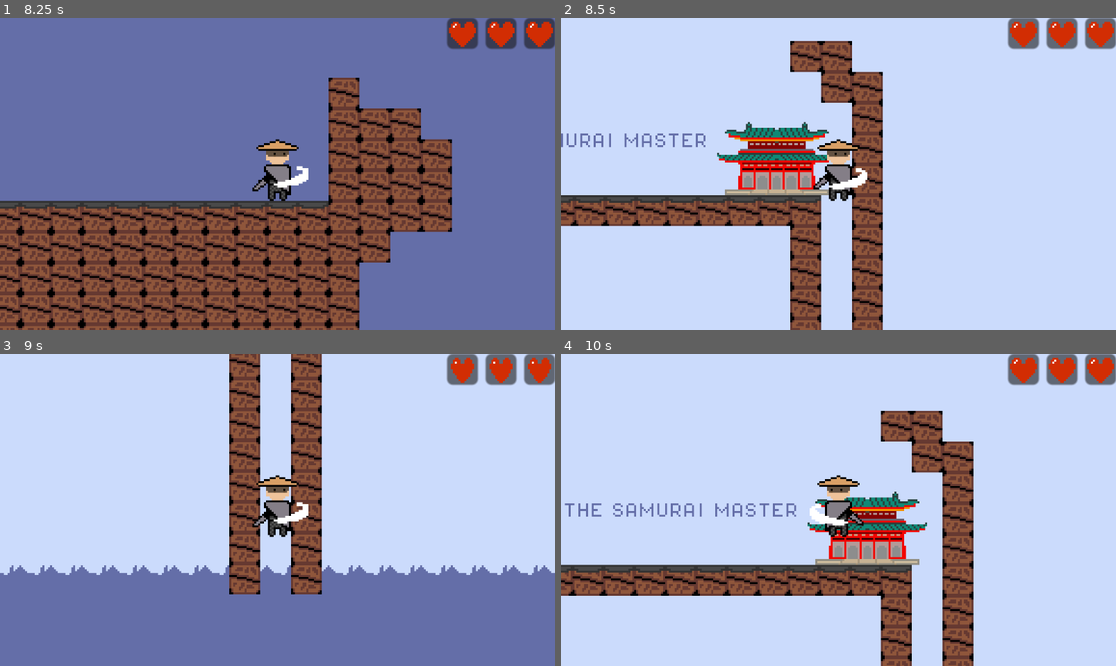
Above: before the commit, frames 1-4 (two rows, left to right).
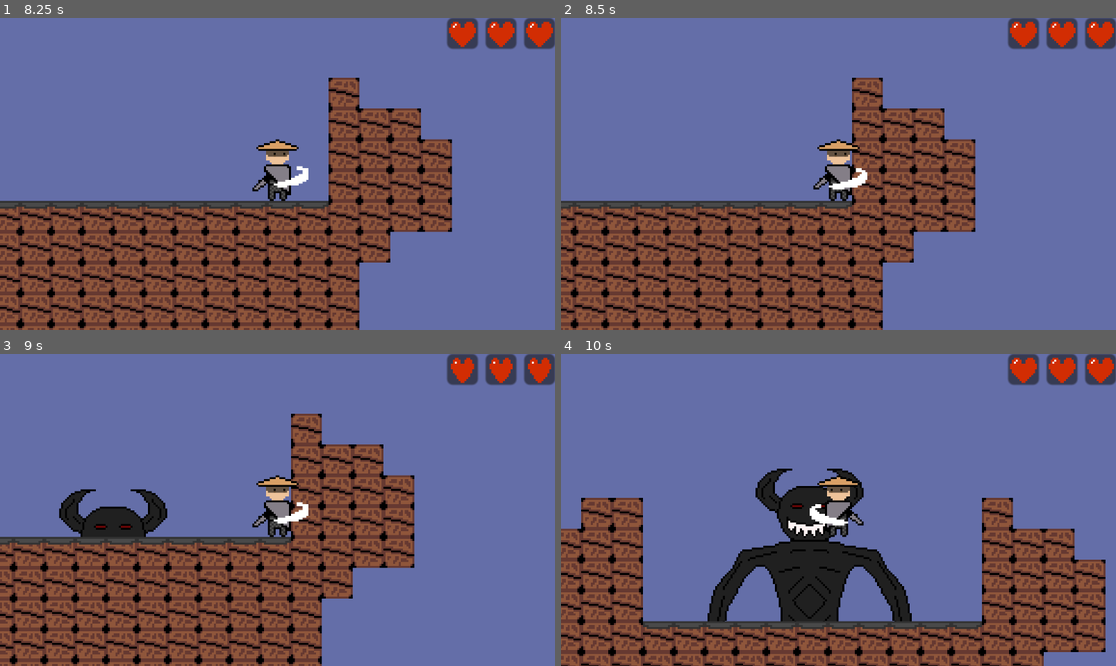
Above: after the commit, the same moments.

Repository: yeetboi-1010/Samurai-Master-Returns
Game: Godot game, scene res://scenes/game.tscn
Same seed, same stepped clock (60 frames per second), same inputs: the game is played once before the commit and once after it.
Inputs:
- Up to frame 1 (8.25 s): tap Enter at 0.5 s; hold Right (move_right) 0.53-2.03 s; tap Z (Attack) every 0.75 s from 0.6 to 8.1 s; tap Up (jump) at 0.77, 1.52, 3.02, 3.77, 4.52, 6.02, 6.77, 7.52 s; hold Left (move_left) 2.03-2.78 s; hold Right (move_right) 2.78-4.28 s; hold Left (move_left) 4.28-5.03 s; hold Right (move_right) 5.03-5.78 s; hold Left (move_left) 5.78-7.28 s; hold Right (move_right) from 7.28 s (still down)
- Up to frame 2 (8.5 s): keep holding Right (move_right)
- Up to frame 3 (9 s): keep holding Right (move_right); tap Z (Attack) at 8.85 s
- Up to frame 4 (10 s): tap Up (jump) at 9.02, 9.77 s; release Right (move_right) at 9.53 s; hold Left (move_left) from 9.53 s (still down); tap Z (Attack) at 9.6 s

Frame 1 is identical in both runs. In frame 2, 94% of the frame differs, in the area x 0-100%, y 0-100%; in frame 3, 85%; in frame 4, 97%.

Commit message:
Fixed a critical issue regarding player hit detection
Fixed an issue so that the player only dies if only its collision shape touches the killzone, and not if any other shape touches it.

Diff:
--- a/scenes/enemy_boss.tscn
+++ b/scenes/enemy_boss.tscn
@@ -31,7 +31,7 @@
 b = Vector2(160, 0)
 
 [sub_resource type="RectangleShape2D" id="RectangleShape2D_bdlgx"]
-size = Vector2(30, 125)
+size = Vector2(30, 113)
 
 [node name="EnemyBoss" type="Node2D"]
 script = ExtResource("1_xu5hf")
@@ -57,7 +57,7 @@
 [node name="Killzone" parent="." instance=ExtResource("3_lq6pu")]
 
 [node name="danger" type="CollisionShape2D" parent="Killzone"]
-position = Vector2(0, 0.5)
+position = Vector2(0, -5.5)
 shape = SubResource("RectangleShape2D_bdlgx")
 
 [connection signal="timeout" from="Timer" to="." method="_on_timer_timeout"]
--- a/scripts/enemy_boss.gd
+++ b/scripts/enemy_boss.gd
@@ -10,7 +10,7 @@
 
 var enemy_boss_hp: int = 25
 
-signal attackable_boss_signal
+
 
 func _ready() -> void:
 	danger.disabled = true
@@ -20,6 +20,7 @@
 
 func enemy_boss_take_damage(amount: int):
 	enemy_boss_hp -= amount
+	print(amount)
 	if enemy_boss_hp <= 0:
 		queue_free()
 
@@ -31,9 +32,10 @@
 func _on_timer_timeout() -> void: #2
 	collision_shape_2d.disabled = true
 	animation_player.play("enter_animation")
+	await animation_player.animation_finished
 	boss_attackable.start()
+
+
 
 func _on_boss_attackable_timeout() -> void: #3
 	danger.disabled = false
-	emit_signal("attackable_boss_signal")
-	connect("attackable_boss_signal", _on_trigger_area_entered)
--- a/scripts/killzone.gd
+++ b/scripts/killzone.gd
@@ -3,6 +3,7 @@
 signal hp_reduction
 
 func _on_body_entered(body: Node2D) -> void:
+	if body.get_parent() is Player:
 		print("You Died!")
 		emit_signal("hp_reduction")
 
